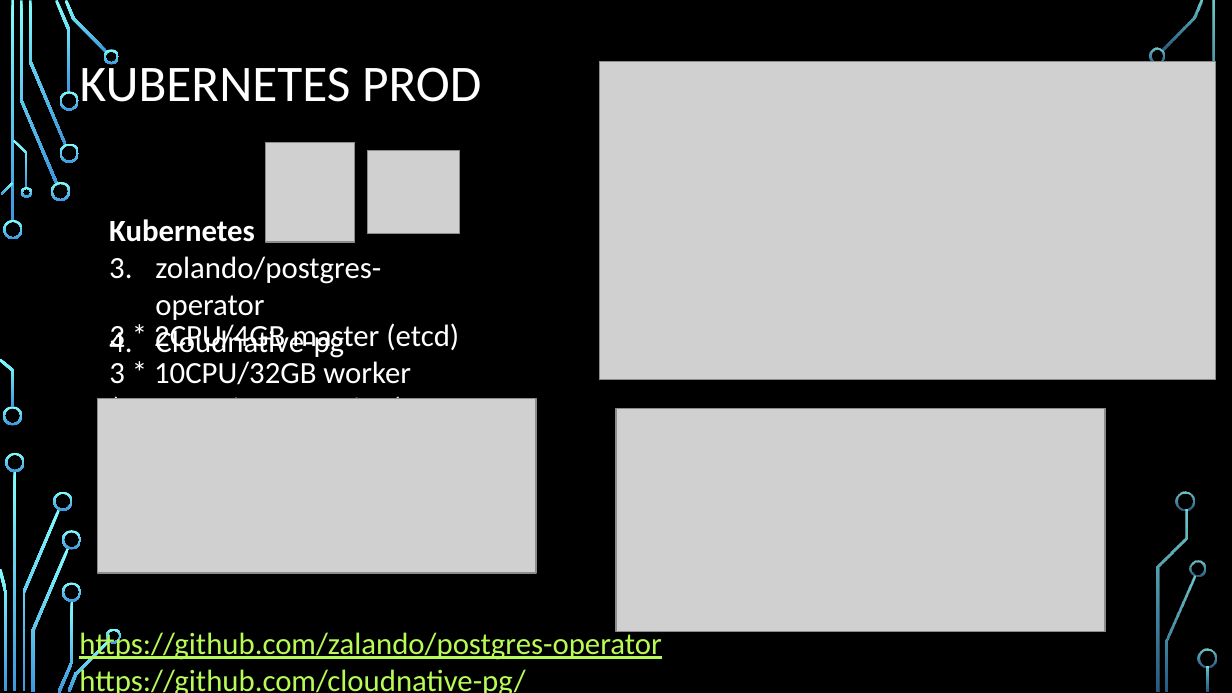
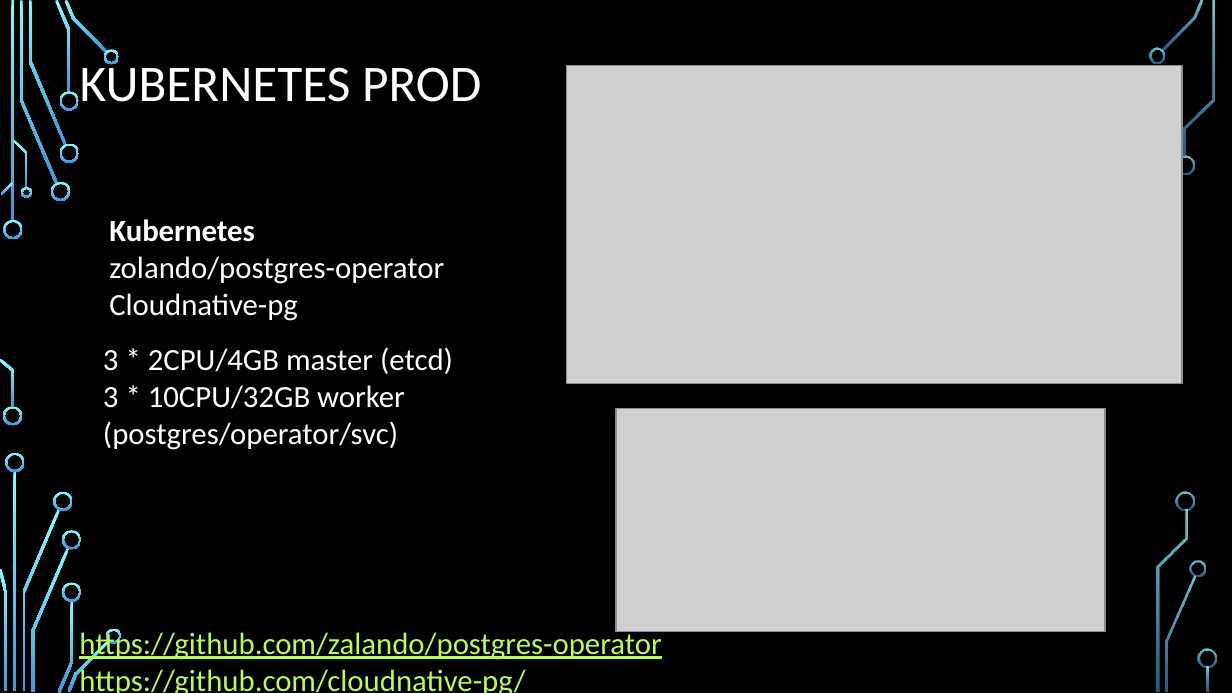
Before and after one commit to InfinityIn/otus-PostreSQL-2024-08, a slide deck: slide 6 of Lesson15 HW/otus_diplom_presentation.pptx (slide 7 before the commit). Drawn at 1232x693 pixels with LibreOffice and Linux fonts; fonts in the diff are those of the drawing; grey boxes stand for pictures; background and template pictures are left out. Boxes give left, top, right and bottom in pixels: in the first picture for what was removed or moved away, otherwise in the second. Text is boxed around its words. In the diff, an @@ line names an element or a change of style, - is before the commit and + after.

Commit message:
update ppt

```diff
--- a/Lesson15 HW/otus_diplom_presentation.pptx
+++ b/Lesson15 HW/otus_diplom_presentation.pptx
@@ picture: place and size @@
-picture at [600,62,1216,379]
+picture at [567,65,1183,383]
@@ picture removed at [266,142,355,241] @@
@@ picture removed at [368,150,460,234] @@
@@ freeform shape added at [1175,155,1194,175], fill gradient #82FFFF to #3D97DE @@
@@ text at [109,256,444,321]: bullet 1. to none @@
@@ text "3 * 2CPU/4GB master (etcd)" rewrapped from [109,323,459,399] to [103,347,453,450] @@
@@ picture removed at [97,398,536,573] @@
```
Also in this commit, not shown: 9 other slides changed, 1 slide removed.
